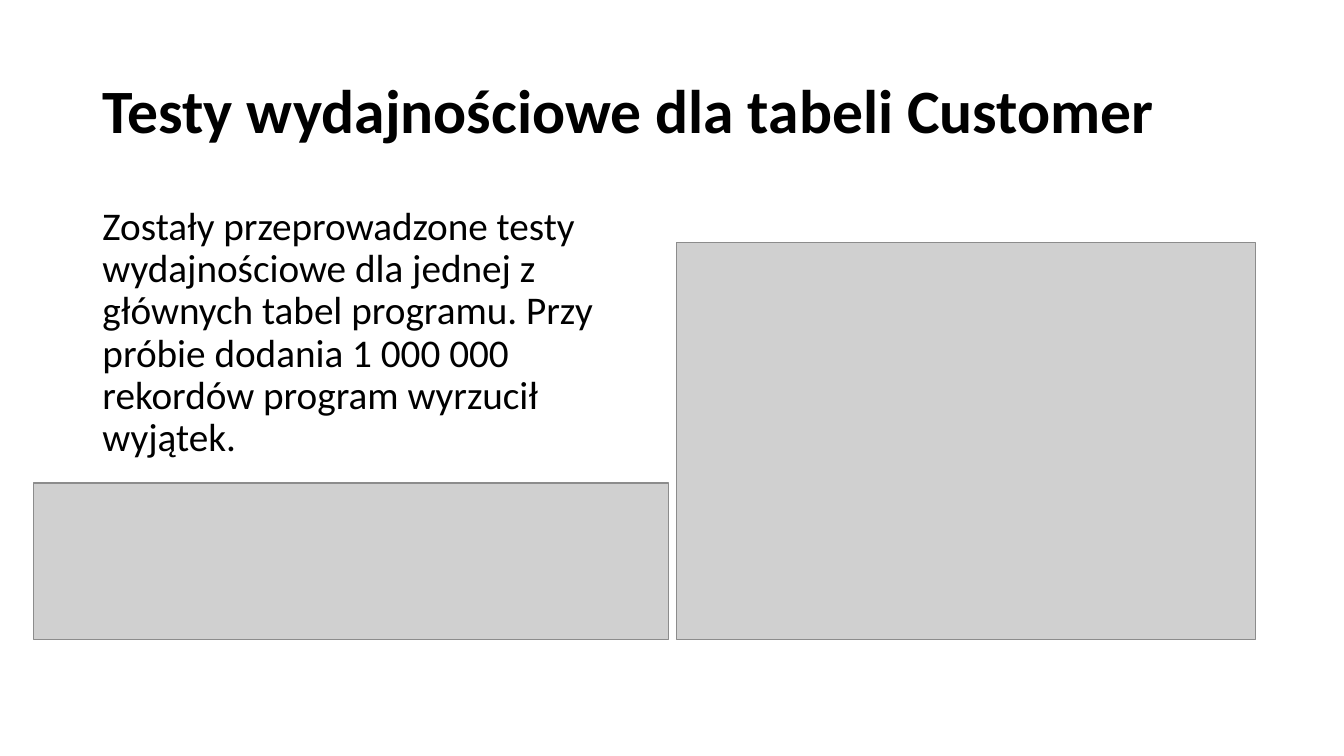
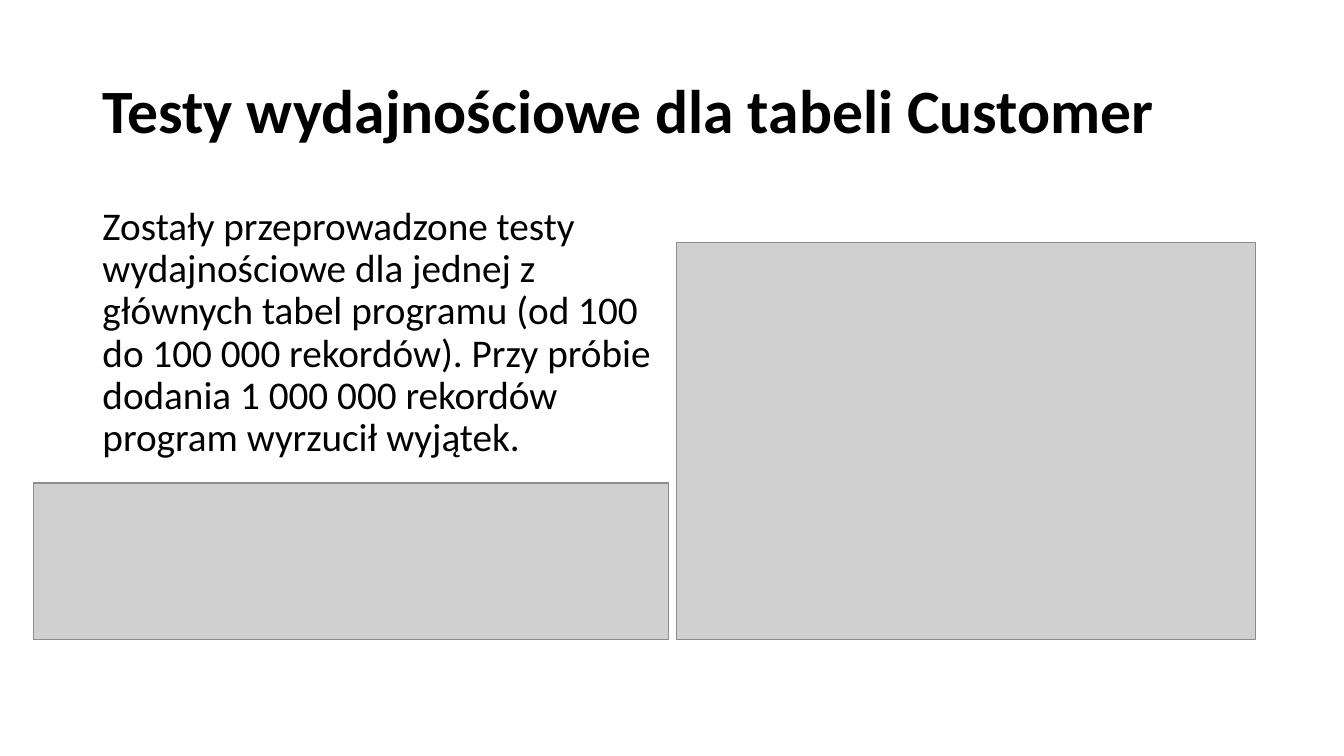
Before and after one commit to karoljaskolka/CinemaDesktopApp, a slide deck: slide 9 of Documentation/Cinema.pptx (slide 7 before the commit). Drawn at 1344x756 pixels with LibreOffice and Linux fonts; fonts in the diff are those of the drawing; grey boxes stand for pictures; background and template pictures are left out. Boxes give left, top, right and bottom in pixels: in the first picture for what was removed or moved away, otherwise in the second. Text is boxed around its words. In the diff, an @@ line names an element or a change of style, - is before the commit and + after.

Commit message:
update powerpoint presentation

```diff
--- a/Documentation/Cinema.pptx
+++ b/Documentation/Cinema.pptx
@@ text at box(102, 212, 650, 458): text changed @@
-Zostały przeprowadzone testy wydajnościowe dla jednej z głównych tabel programu. Przy próbie dodania 1 000 000 rekordów program wyrzucił wyjątek.
+Zostały przeprowadzone testy wydajnościowe dla jednej z głównych tabel programu (od 100 do 100 000 rekordów). Przy próbie dodania 1 000 000 rekordów program wyrzucił wyjątek.
```
Also in this commit, not shown: 4 other slides changed, 3 slides added, 2 slides removed, 3 other files.
